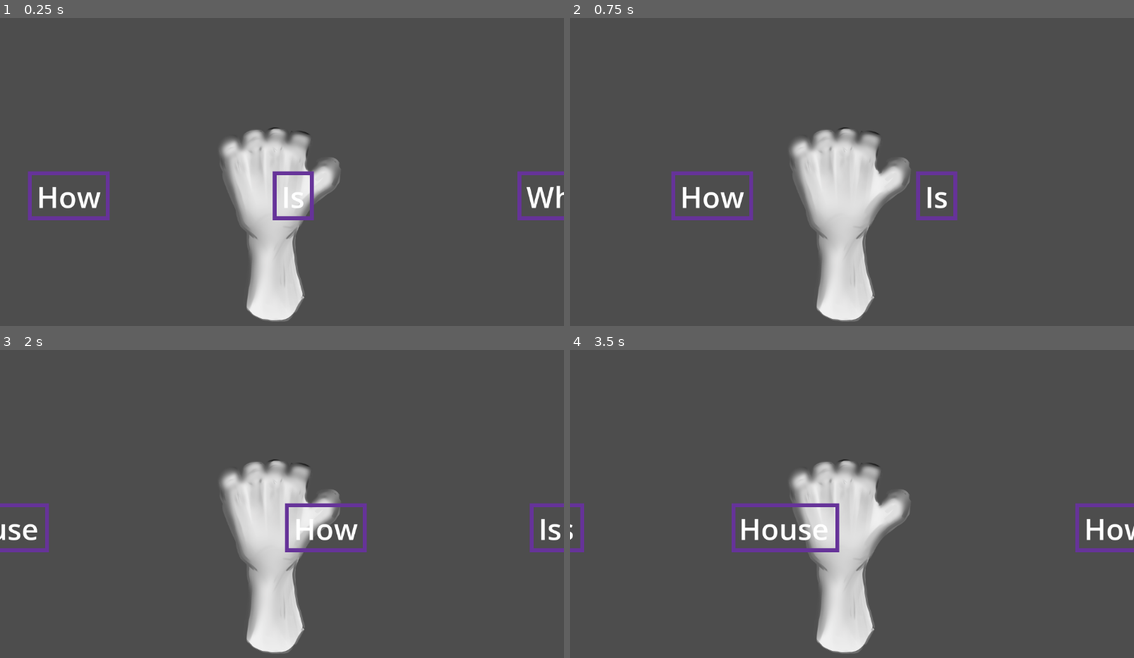
Above: before the commit, frames 1-4 (two rows, left to right).
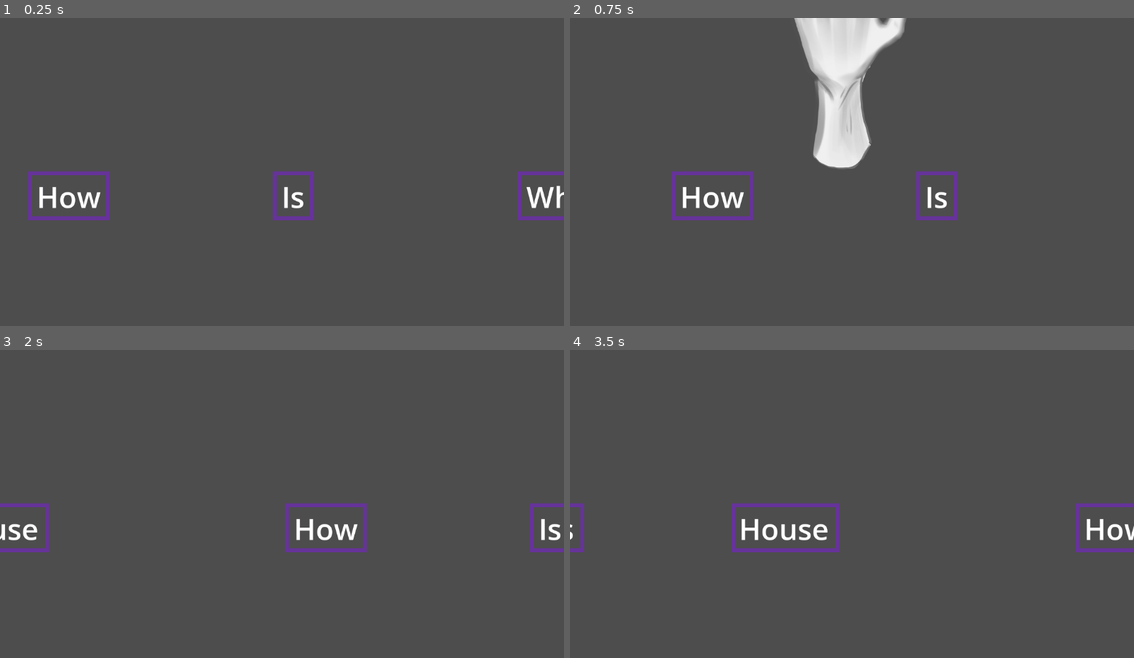
Above: after the commit, the same moments.

Repository: bunnybunnybun/AI-Takeover
Game: Godot game, scene res://scenes/main.tscn
Two runs of this game, one before a commit and one after it. Both use one fixed random seed, a clock stepped at 60 frames per second and the inputs below. The engine's default icon, where the game draws it, is replaced by a stand-in: a white triangle on a blue panel in a dark square.
Inputs (mouse positions are in pixels of both pictures, inside the frame that each line leads up to):
- Up to frame 1 (0.25 s): no input
- Up to frame 2 (0.75 s): tap Enter (ui_accept) at 0.5 s; move the mouse to (976, 159) at 0.52 s; hold Tab (ui_focus_next) from 0.53 s (still down); click (976, 159) at 0.67 s
- Up to frame 3 (2 s): tap Enter (ui_accept) at 0.77, 1.52 s; move the mouse to (169, 525) at 1.27 s; release Tab (ui_focus_next) at 1.28 s; tap Tab (ui_focus_next) at 1.35 s; click (169, 525) at 1.42 s
- Up to frame 4 (3.5 s): move the mouse to (908, 439) at 2.02 s; hold Tab (ui_focus_next) 2.03-2.78 s; click (908, 439) at 2.17 s; move the mouse to (823, 571) at 2.77 s; tap Tab (ui_focus_next) at 2.85 s; click (823, 571) at 2.92 s; tap Enter (ui_accept) at 3.02 s

The runs differ from the first frame. In frame 1, 7.0% of the frame differs, in the area x 38-61%, y 35-99%; in frame 2, 11%, in the area x 38-61%, y 0-99%; in frame 3, 7.0%; in frame 4, 7.0%.

Commit message:
added button images

Diff:
--- a/ai-takeover/scenes/word_push.tscn
+++ b/ai-takeover/scenes/word_push.tscn
@@ -1,18 +1,18 @@
 [gd_scene format=3 uid="uid://b4t8lkx0h57yd"]
 
 [ext_resource type="Script" uid="uid://bntx1oakwsrjv" path="res://scripts/word_push.gd" id="1_o6xqn"]
-[ext_resource type="Texture2D" uid="uid://clps3td1hnds0" path="res://images/Animation_0000.png" id="2_cjx0e"]
-[ext_resource type="Texture2D" uid="uid://cfg3gf054u2j6" path="res://images/Animation_0001.png" id="3_02fip"]
-[ext_resource type="Texture2D" uid="uid://cvlg2d2xhtiha" path="res://images/Animation_0002.png" id="4_0bggx"]
-[ext_resource type="Texture2D" uid="uid://dwk038fc52not" path="res://images/Animation_0003.png" id="5_ju4yt"]
-[ext_resource type="Texture2D" uid="uid://b7mnf5fydiwy2" path="res://images/Animation_0004.png" id="6_kktc8"]
-[ext_resource type="Texture2D" uid="uid://co1o5sqxxraw1" path="res://images/Animation_0005.png" id="7_nnvf8"]
-[ext_resource type="Texture2D" uid="uid://bl2rtyf0eilui" path="res://images/Animation_0006.png" id="8_piyq4"]
-[ext_resource type="Texture2D" uid="uid://by7fc4cfqvuey" path="res://images/Animation_0007.png" id="9_y7d7k"]
-[ext_resource type="Texture2D" uid="uid://cblq126ji0ouf" path="res://images/Animation_0008.png" id="10_ipofq"]
-[ext_resource type="Texture2D" uid="uid://ygakbvwkd2yx" path="res://images/Animation_0009.png" id="11_gfh5m"]
-[ext_resource type="Texture2D" uid="uid://70fwm0j2cigg" path="res://images/Animation_0010.png" id="12_kr44w"]
-[ext_resource type="Texture2D" uid="uid://hjovsf0wrdxh" path="res://images/Animation_0011.png" id="13_xw2lp"]
+[ext_resource type="Texture2D" uid="uid://clps3td1hnds0" path="res://images/hand/Animation_0000.png" id="2_cjx0e"]
+[ext_resource type="Texture2D" uid="uid://cfg3gf054u2j6" path="res://images/hand/Animation_0001.png" id="3_02fip"]
+[ext_resource type="Texture2D" uid="uid://cvlg2d2xhtiha" path="res://images/hand/Animation_0002.png" id="4_0bggx"]
+[ext_resource type="Texture2D" uid="uid://dwk038fc52not" path="res://images/hand/Animation_0003.png" id="5_ju4yt"]
+[ext_resource type="Texture2D" uid="uid://b7mnf5fydiwy2" path="res://images/hand/Animation_0004.png" id="6_kktc8"]
+[ext_resource type="Texture2D" uid="uid://co1o5sqxxraw1" path="res://images/hand/Animation_0005.png" id="7_nnvf8"]
+[ext_resource type="Texture2D" uid="uid://bl2rtyf0eilui" path="res://images/hand/Animation_0006.png" id="8_piyq4"]
+[ext_resource type="Texture2D" uid="uid://by7fc4cfqvuey" path="res://images/hand/Animation_0007.png" id="9_y7d7k"]
+[ext_resource type="Texture2D" uid="uid://cblq126ji0ouf" path="res://images/hand/Animation_0008.png" id="10_ipofq"]
+[ext_resource type="Texture2D" uid="uid://ygakbvwkd2yx" path="res://images/hand/Animation_0009.png" id="11_gfh5m"]
+[ext_resource type="Texture2D" uid="uid://70fwm0j2cigg" path="res://images/hand/Animation_0010.png" id="12_kr44w"]
+[ext_resource type="Texture2D" uid="uid://hjovsf0wrdxh" path="res://images/hand/Animation_0011.png" id="13_xw2lp"]
 
 [sub_resource type="SpriteFrames" id="SpriteFrames_y0gf6"]
 animations = [{
--- a/ai-takeover/scripts/word_push.gd
+++ b/ai-takeover/scripts/word_push.gd
@@ -5,10 +5,15 @@
 # Called when the node enters the scene tree for the first time.
 func _ready() -> void:
 	add_to_group("word_pusher")
+	visible = false
 
 
 # Called every frame. 'delta' is the elapsed time since the previous frame.
 func _process(delta: float) -> void:
 	if Input.is_action_just_pressed("ui_focus_next"):
+		visible = true
 		print("button pressed")
+		animated_sprite_2d.frame = 0
 		animated_sprite_2d.play("hand_grab")
+		await animated_sprite_2d.animation_finished
+		visible = false
Binary file added: ai-takeover/images/button/Illustration50 (1).png
Not shown, added: ai-takeover/images/button/Illustration50 (1).png.import
Binary file added: ai-takeover/images/button/Illustration50 (2).png
Not shown, changed: ai-takeover/images/button/Illustration50 (2).png.import
Binary file added: ai-takeover/images/button/Illustration50 (3).png
Not shown, changed: ai-takeover/images/button/Illustration50 (3).png.import
Binary file added: ai-takeover/images/button/Illustration50.png
Not shown, changed: ai-takeover/images/button/Illustration50.png.import
Renamed: ai-takeover/images/Animation_0000.png -> ai-takeover/images/hand/Animation_0000.png
Not shown, changed: ai-takeover/images/hand/Animation_0000.png.import
Renamed: ai-takeover/images/Animation_0001.png -> ai-takeover/images/hand/Animation_0001.png
Not shown, changed: ai-takeover/images/hand/Animation_0001.png.import
(and 20 more such lines)
